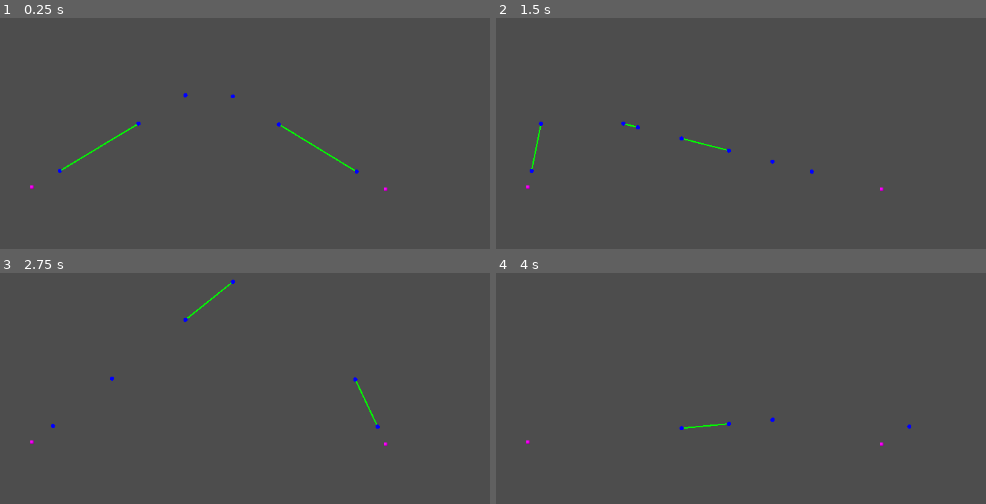
Above: before the commit, frames 1-4 (two rows, left to right).
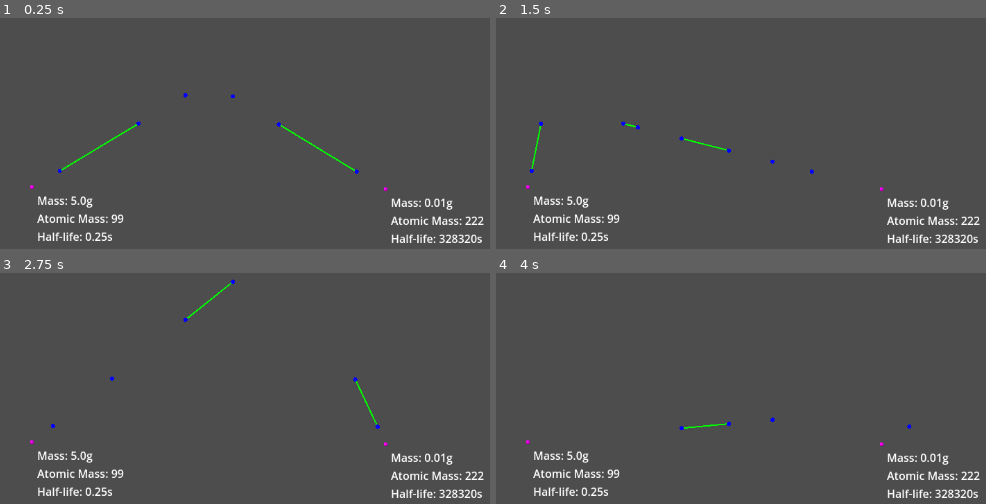
Above: after the commit, the same moments.

Repository: CaptainTriton10/ionising-radiation-simulator
Game: Godot game, scene res://main.tscn
The game is run twice, just before and just after one commit, with the same random seed, the same clock (stepped at 60 frames per second) and the same inputs.
Inputs (mouse positions are in pixels of both pictures, inside the frame that each line leads up to):
- Up to frame 1 (0.25 s): no input
- Up to frame 2 (1.5 s): tap Enter at 0.5 s; move the mouse to (878, 59) at 0.52 s; tap Space at 1.25 s; move the mouse to (545, 103) at 1.27 s
- Up to frame 3 (2.75 s): tap Enter at 2 s; move the mouse to (outside the picture) at 2.02 s
- Up to frame 4 (4 s): tap Space at 2.75 s; move the mouse to (662, 425) at 2.77 s; tap Enter at 3.5 s; move the mouse to (941, 404) at 3.52 s

The runs differ from the first frame. In frame 1, 2.0% of the frame differs, in the area x 7-99%, y 77-98%; in frame 2, 2.0%; in frame 3, 2.0%; in frame 4, 2.0%.

Commit message:
feat: rad source info label

Diff:
--- a/Instances/detector.tscn
+++ b/Instances/detector.tscn
@@ -1,8 +1,8 @@
 [gd_scene load_steps=4 format=3 uid="uid://dy5rsx2ryoh5s"]
 
-[ext_resource type="Script" uid="uid://7nt1ncpmqxtq" path="res://detector.gd" id="1_h4hr2"]
+[ext_resource type="Script" uid="uid://7nt1ncpmqxtq" path="res://Scripts/detector.gd" id="1_h4hr2"]
 [ext_resource type="AudioStream" uid="uid://cxbwtgqqbarnj" path="res://Sound/click1.wav" id="2_mla6r"]
-[ext_resource type="Script" uid="uid://dhksenrdunrsg" path="res://detector_sfx.gd" id="3_7etah"]
+[ext_resource type="Script" uid="uid://dhksenrdunrsg" path="res://Scripts/detector_sfx.gd" id="3_7etah"]
 
 [node name="Detector" type="Marker2D"]
 script = ExtResource("1_h4hr2")
--- a/Instances/rad_source.tscn
+++ b/Instances/rad_source.tscn
@@ -1,6 +1,7 @@
-[gd_scene load_steps=3 format=3 uid="uid://dmh0ydg0twgub"]
+[gd_scene load_steps=4 format=3 uid="uid://dmh0ydg0twgub"]
 
-[ext_resource type="Script" uid="uid://cplvjk0hc4nec" path="res://Instances/rad_source.gd" id="1_8pbgm"]
+[ext_resource type="Script" uid="uid://cplvjk0hc4nec" path="res://Scripts/rad_source.gd" id="1_8pbgm"]
+[ext_resource type="Script" uid="uid://cfh6276i7hqgl" path="res://Scripts/rad_source_label.gd" id="2_adptv"]
 
 [sub_resource type="PlaceholderTexture2D" id="PlaceholderTexture2D_m60qx"]
 
@@ -13,3 +14,13 @@
 [node name="Sprite2D" type="Sprite2D" parent="."]
 scale = Vector2(5, 5)
 texture = SubResource("PlaceholderTexture2D_m60qx")
+
+[node name="Label" type="Label" parent="."]
+offset_left = 7.0
+offset_top = 7.0
+offset_right = 110.0
+offset_bottom = 82.0
+text = "Mass:
+Atomic Mass:
+Half-life:"
+script = ExtResource("2_adptv")
--- /dev/null
+++ b/Scripts/rad_source_label.gd
@@ -0,0 +1,11 @@
+extends Label
+
+# Called every frame. 'delta' is the elapsed time since the previous frame.
+func _process(_delta: float) -> void:
+	var rad_source = $".."
+
+	var half_life = rad_source.get_meta("half_life")
+	half_life = int(half_life) if half_life > 1 else half_life # Truncate 0s
+
+	var label_text = "Mass: %sg\nAtomic Mass: %s\nHalf-life: %ss"
+	text = label_text % [rad_source.get_meta("mass"), rad_source.get_meta("element"), half_life]
--- a/main.tscn
+++ b/main.tscn
@@ -1,6 +1,6 @@
 [gd_scene load_steps=5 format=3 uid="uid://bfwunv6vq1a0r"]
 
-[ext_resource type="Script" uid="uid://bpb5i88yil60r" path="res://environment.gd" id="1_1bvp3"]
+[ext_resource type="Script" uid="uid://bpb5i88yil60r" path="res://Scripts/environment.gd" id="1_1bvp3"]
 [ext_resource type="PackedScene" uid="uid://dy5rsx2ryoh5s" path="res://Instances/detector.tscn" id="3_h2yge"]
 [ext_resource type="PackedScene" uid="uid://cpt25sqjplxur" path="res://Instances/barrier.tscn" id="4_1bvp3"]
 [ext_resource type="PackedScene" uid="uid://dmh0ydg0twgub" path="res://Instances/rad_source.tscn" id="5_lquwl"]
@@ -10,6 +10,7 @@
 
 [node name="Detector" parent="." instance=ExtResource("3_h2yge")]
 position = Vector2(636, 218)
+metadata/play_sfx = false
 
 [node name="Barrier" parent="." instance=ExtResource("4_1bvp3")]
 position = Vector2(323.00006, 419)
@@ -29,6 +30,7 @@
 
 [node name="RadSource" parent="." instance=ExtResource("5_lquwl")]
 position = Vector2(322, 477)
+metadata/half_life = 0.25
 
 [node name="RadSource2" parent="." instance=ExtResource("5_lquwl")]
 position = Vector2(832, 480)
Not shown, added: Scripts/rad_source_label.gd.uid
